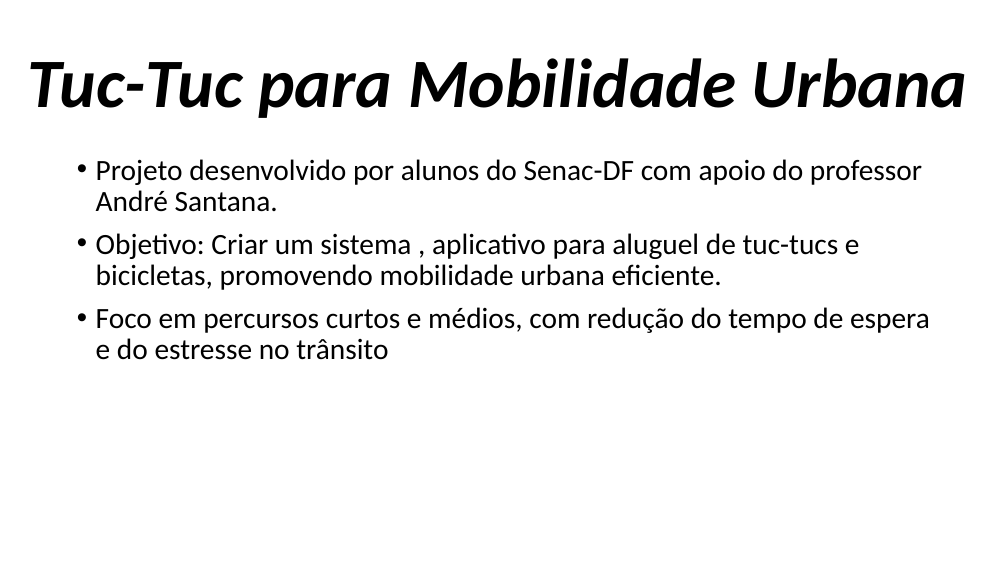
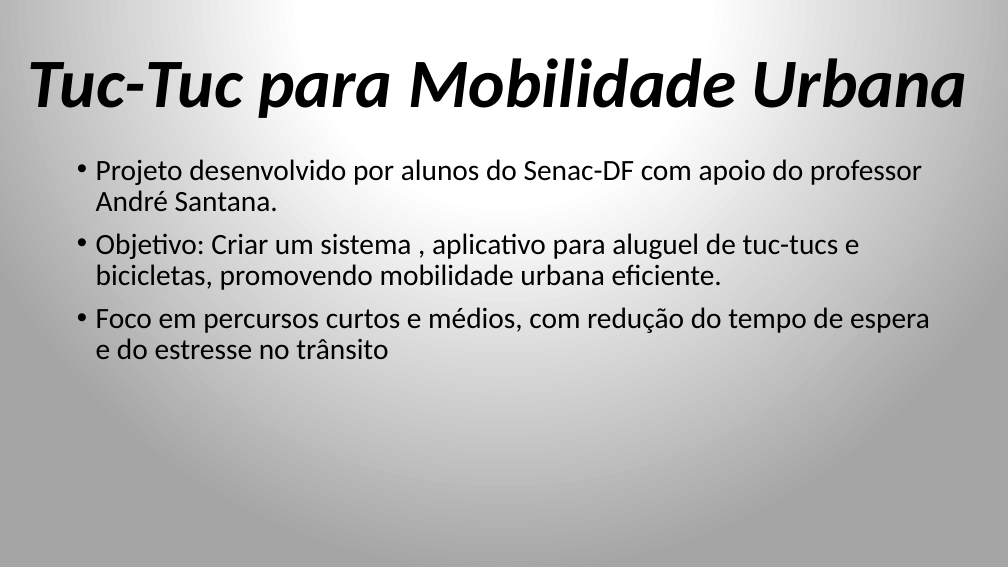
Before and after one commit to NapoleaoJunior/projeto_integrador_mobilidade, a slide deck: slide 3 of apresentacao final/Projeto integrador (Atualizado).pptx. Drawn at 1008x567 pixels with LibreOffice and Linux fonts; fonts in the diff are those of the drawing. Boxes give left, top, right and bottom in pixels: in the first picture for what was removed or moved away, otherwise in the second. Text is boxed around its words. In the diff, an @@ line names an element or a change of style, - is before the commit and + after.

```diff
--- a/apresentacao final/Projeto integrador (Atualizado).pptx
+++ b/apresentacao final/Projeto integrador (Atualizado).pptx
@@ background #FFFFFF to gradient #FFFFFF to #A5A5A5 @@
```
Also in this commit, not shown: 19 other slides changed, 3 slides added, 3 slides removed.
